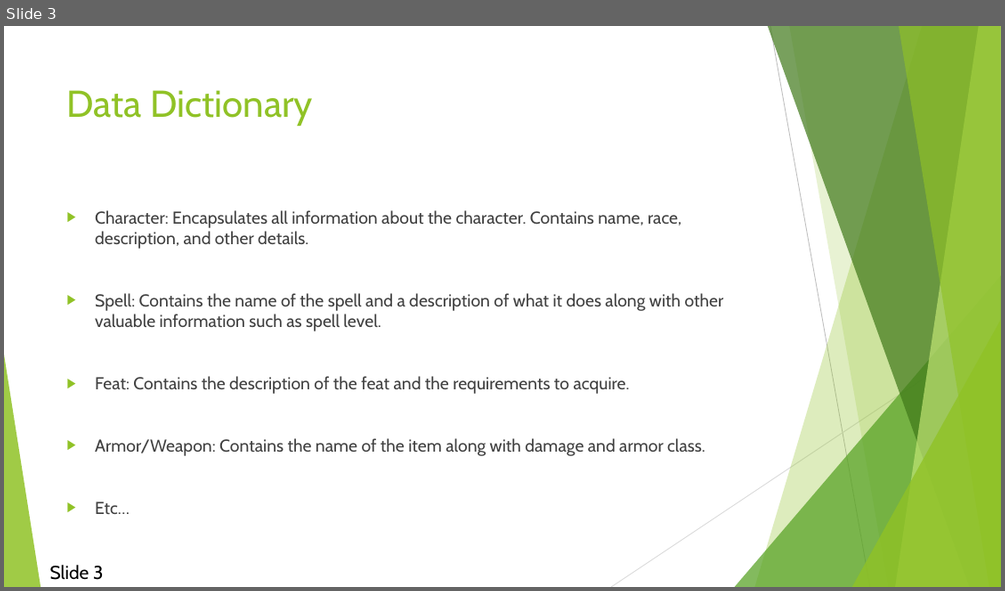
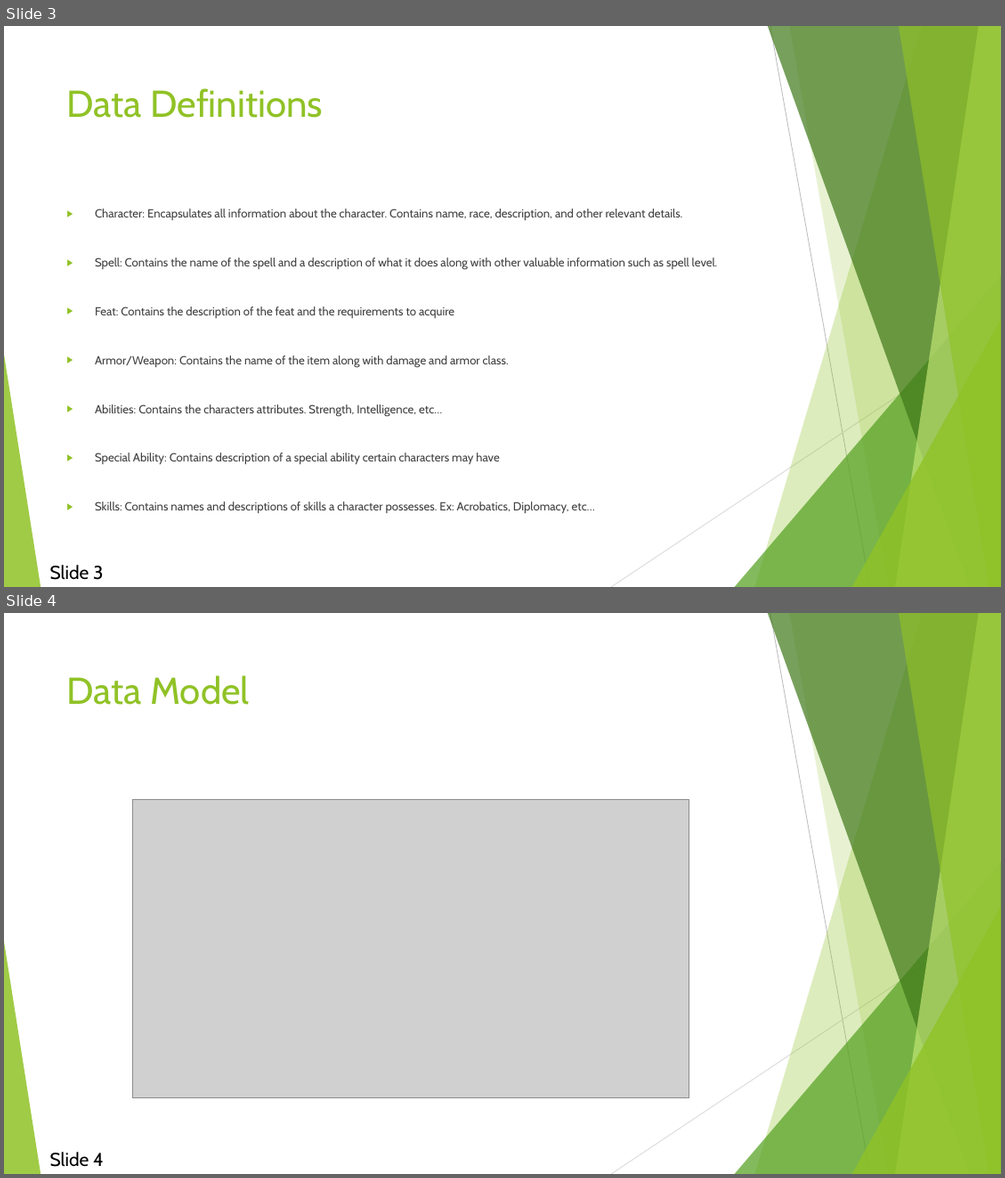
Before and after one commit to djcindric/Pathfinder-Player-Tool, a slide deck: Documentation/Demo 2.pptx. Shown one above the other, each under a label of ours: slide 3 before the commit, slides 3 and 4 after it. The pictures are 1005x591 and 1005x1178 pixels, drawn with LibreOffice and Linux fonts; fonts in the diff are those of the drawing; grey boxes stand for pictures. Boxes give left, top, right and bottom in pixels: in the first picture for what was removed or moved away, otherwise in the second. Text is boxed around its words. In the diff, an @@ line names an element or a change of style, - is before the commit and + after.

```diff
--- a/Documentation/Demo 2.pptx
+++ b/Documentation/Demo 2.pptx
@@ slide 4 added at [4,613,1001,1174], background #FFFFFF; not listed: 10 template elements that a slide beside it also shows @@
@@ title added at [67,675,249,705], 36 pt, text #90C226 @@
+Data Model
@@ picture added at [133,799,688,1097] @@
@@ text added at [50,1151,104,1167], 18 pt, text #000000 @@
+Slide 4
@@ slide 3 changed as well @@
@@ title at [67,88,323,118]: text changed @@
-Data Dictionary
+Data Definitions
@@ text at [95,208,683,220]: text changed; size 16.6 to 11.2 pt @@
-▶ Character: Encapsulates all information about the character. Contains name, race, description, and other details.
+▶ Character: Encapsulates all information about the character. Contains name, race, description, and other relevant details.
@@ text at [95,257,718,368]: size 16.6 to 11.2 pt in "Spell: Contains the name of the spell ...", "Armor/Weapon: Contains the name of the item ..." @@
@@ text at [95,306,454,318]: text changed; size 16.6 to 11.2 pt @@
-▶ Feat: Contains the description of the feat and the requirements to acquire.
+▶ Feat: Contains the description of the feat and the requirements to acquire
@@ text at [95,404,595,513]: text changed; size 16.6 to 11.2 pt @@
-▶ Etc…
+▶ Abilities: Contains the characters attributes. Strength, Intelligence, etc…
+▶ Special Ability: Contains description of a special ability certain characters may have
+▶ Skills: Contains names and descriptions of skills a character possesses. Ex: Acrobatics, Diplomacy, etc…
```
Also in this commit, not shown: 3 other slides changed, 4 other slides added, 1 slide removed.
